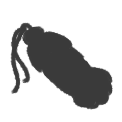
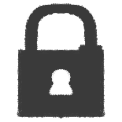
Revision of a layered 122x122 image; what changed, layer by layer:
renamed "INTERROGACAO" to "Pintar camada 30", showed it, painted on it over [10, 3, 113, 119]
hid group "Copiar de armadilha" (6 layers) over [10, 3, 113, 119]
painted on "Pintar camada 24" (1st of 3, in "Copiar de armadilha") over [10, 3, 113, 119]
painted on "Pintar camada 28" over [10, 3, 113, 119]
